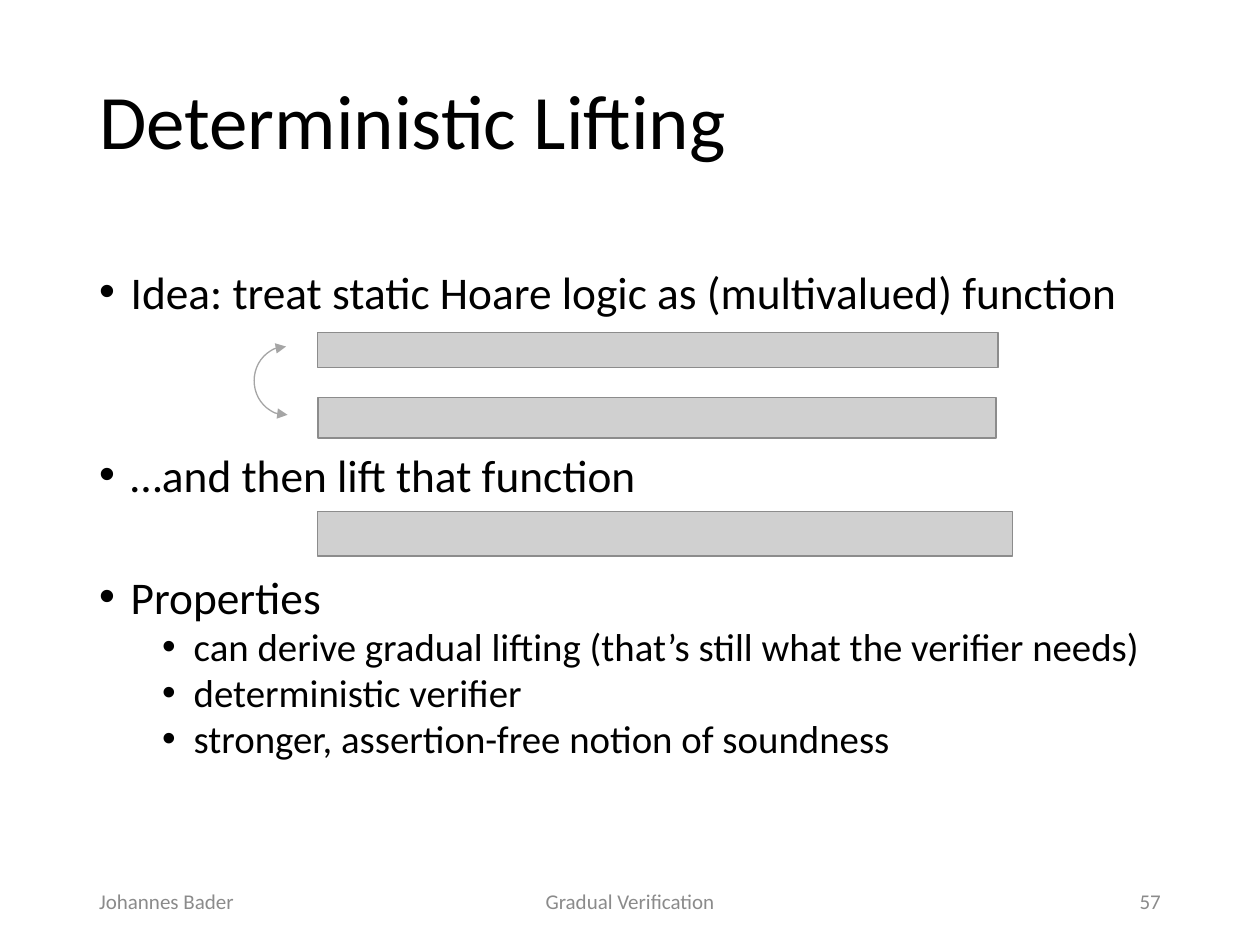
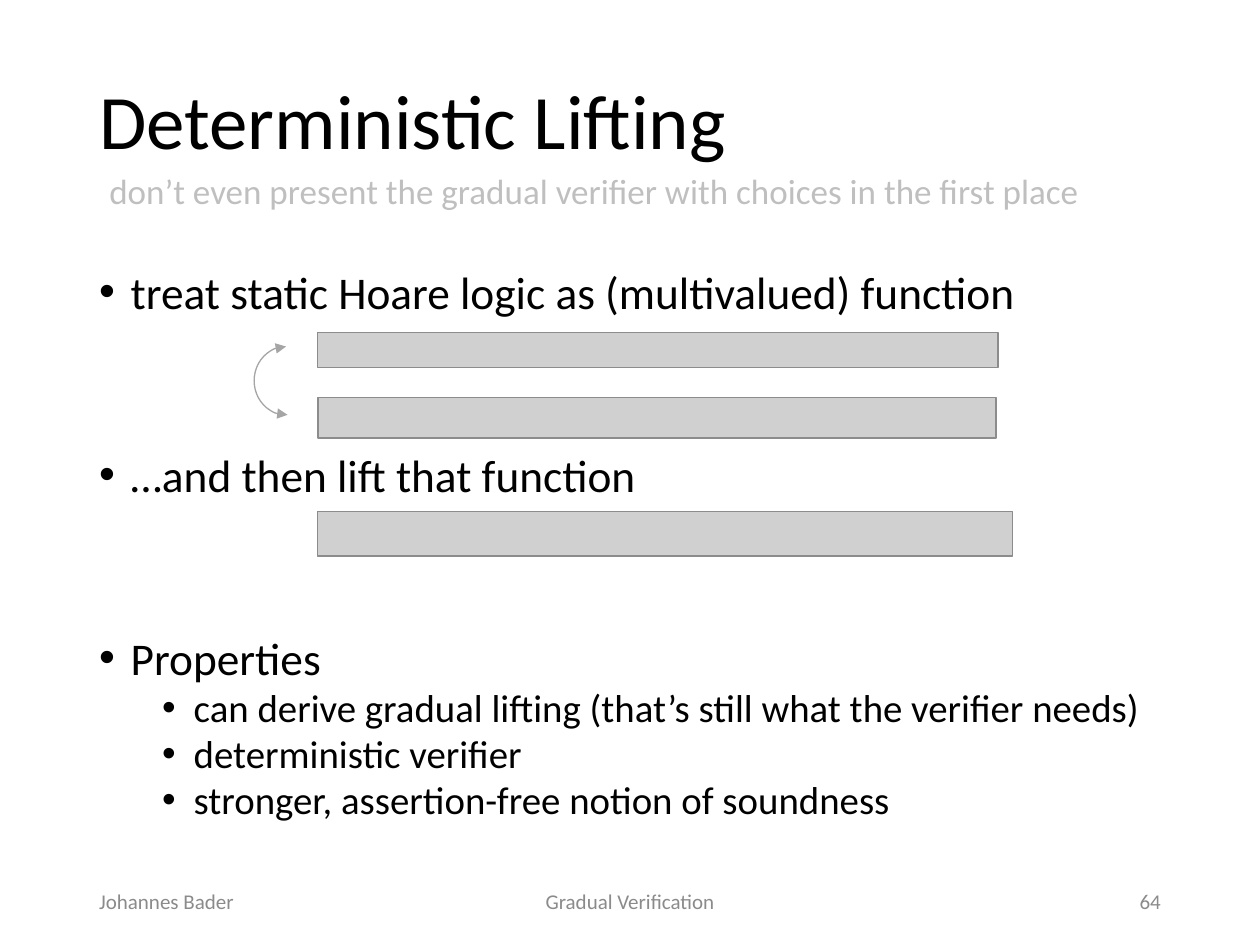
Before and after one commit to olydis/GradVer, a slide deck: slide 64 of latex/PLunch.pptx (slide 57 before the commit). Drawn at 1260x945 pixels with LibreOffice and Linux fonts; fonts in the diff are those of the drawing; grey boxes stand for pictures. Boxes give left, top, right and bottom in pixels: in the first picture for what was removed or moved away, otherwise in the second. Text is boxed around its words. In the diff, an @@ line names an element or a change of style, - is before the commit and + after.

```diff
--- a/latex/PLunch.pptx
+++ b/latex/PLunch.pptx
@@ text added at <box>109,180,1078,210</box>, 20 pt, text #BFBFBF @@
+don’t even present the gradual verifier with choices in the first place
@@ text at <box>131,276,1015,317</box>: text changed @@
-• Idea: treat static Hoare logic as (multivalued) function
+• treat static Hoare logic as (multivalued) function
@@ page number at <box>1140,895,1161,909</box>: text changed @@
-57
+64
```
Also in this commit, not shown: 26 other slides changed, 8 slides added.
